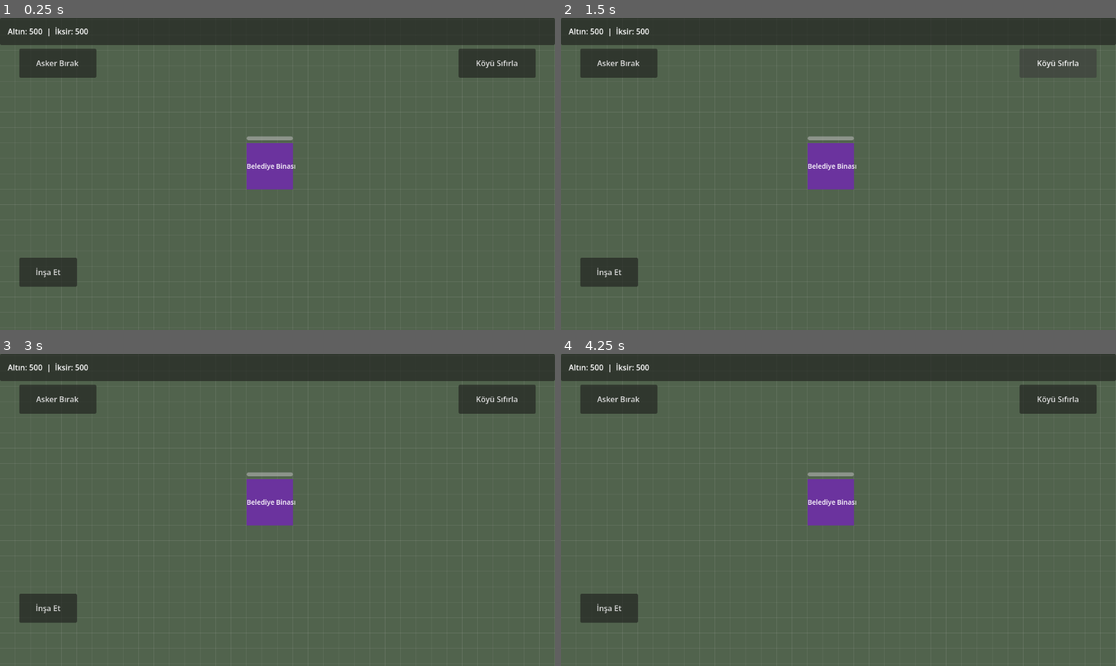
Above: before the commit, frames 1-4 (two rows, left to right).
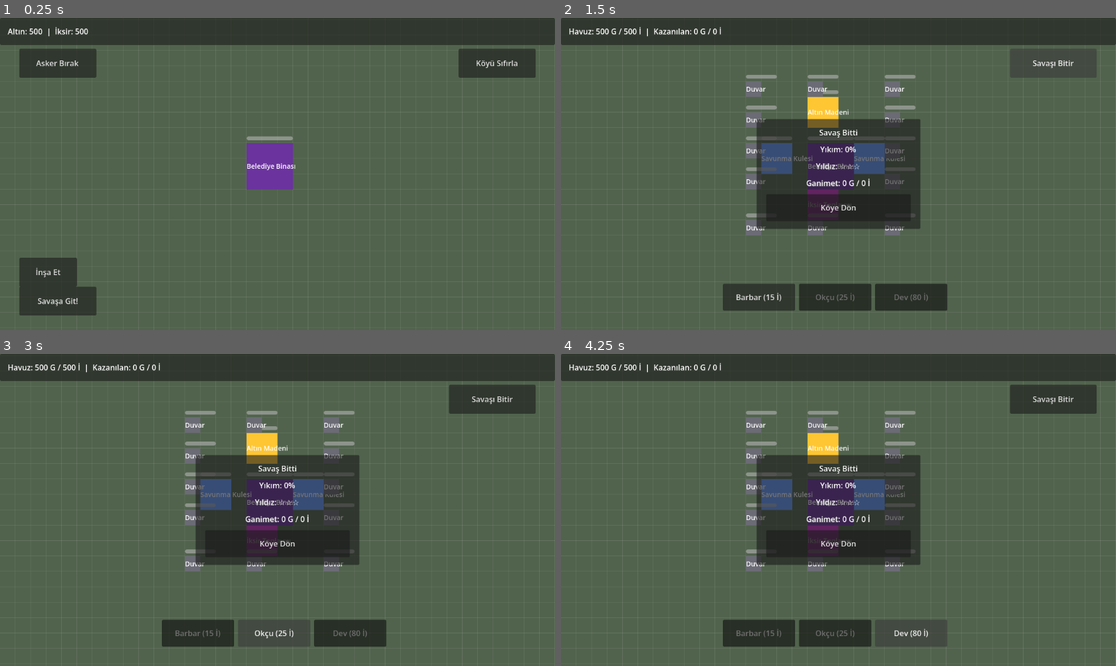
Above: after the commit, the same moments.

Repository: YazarKemal/ClashGame
Game: Godot game, scene res://scenes/main.tscn
Same seed, same stepped clock (60 frames per second), same inputs: the game is played once before the commit and once after it.
Inputs (mouse positions are in pixels of both pictures, inside the frame that each line leads up to):
- Up to frame 1 (0.25 s): no input
- Up to frame 2 (1.5 s): click (616, 301) at 0.5 s, where only the run after the commit has a clickable "Savaşa Git!"; click (1054, 64) at 1.25 s, where only the run after the commit has a clickable "Savaşı Bitir"
- Up to frame 3 (3 s): click (199, 634) at 2 s, where only the run after the commit has a clickable "Barbar (15 İ)"; click (271, 634) at 2.75 s, where only the run after the commit has a clickable "Okçu (25 İ)"
- Up to frame 4 (4.25 s): click (910, 634) at 3.5 s, where only the run after the commit has a clickable "Dev (80 İ)"

The runs differ from the first frame. In frame 1, 1.2% of the frame differs, in the area x 3-18%, y 86-96%; in frame 2, 18%, in the area x 1-94%, y 2-94%; in frame 3, 18%; in frame 4, 18%.

Commit message:
feat: implement raid and battle mode with lootable enemy village
Co-Authored-By: Claude Opus 4.7 <noreply@anthropic.com>

Diff:
--- /dev/null
+++ b/scenes/raid.tscn
@@ -0,0 +1,22 @@
+[gd_scene load_steps=6 format=3]
+
+[ext_resource type="Script" path="res://scripts/raid.gd" id="1_raid"]
+[ext_resource type="Script" path="res://scripts/village_ground.gd" id="2_ground"]
+[ext_resource type="Script" path="res://scripts/building_manager.gd" id="3_manager"]
+[ext_resource type="Script" path="res://scripts/camera_controller.gd" id="4_touchcam"]
+[ext_resource type="PackedScene" path="res://scenes/raid_ui.tscn" id="5_raidui"]
+
+[node name="Raid" type="Node2D"]
+script = ExtResource("1_raid")
+
+[node name="VillageGround" type="Node2D" parent="."]
+script = ExtResource("2_ground")
+
+[node name="BuildingManager" type="Node2D" parent="."]
+script = ExtResource("3_manager")
+
+[node name="Camera2D" type="Camera2D" parent="."]
+script = ExtResource("4_touchcam")
+manager_path = NodePath("../BuildingManager")
+
+[node name="RaidUI" parent="." instance=ExtResource("5_raidui")]
--- /dev/null
+++ b/scenes/raid_ui.tscn
@@ -0,0 +1,124 @@
+[gd_scene load_steps=2 format=3]
+
+[ext_resource type="Script" path="res://scripts/raid_ui.gd" id="1_ui"]
+
+[node name="RaidUI" type="CanvasLayer"]
+script = ExtResource("1_ui")
+
+[node name="TopBar" type="PanelContainer" parent="."]
+anchors_preset = 10
+anchor_right = 1.0
+offset_bottom = 56.0
+grow_horizontal = 2
+
+[node name="Margin" type="MarginContainer" parent="TopBar"]
+layout_mode = 2
+theme_override_constants/margin_left = 16
+theme_override_constants/margin_top = 12
+theme_override_constants/margin_right = 16
+theme_override_constants/margin_bottom = 12
+
+[node name="HBox" type="HBoxContainer" parent="TopBar/Margin"]
+layout_mode = 2
+theme_override_constants/separation = 8
+
+[node name="PoolLabel" type="Label" parent="TopBar/Margin/HBox"]
+layout_mode = 2
+text = "Havuz: 500 G / 500 İ"
+
+[node name="Sep" type="Label" parent="TopBar/Margin/HBox"]
+layout_mode = 2
+text = "|"
+
+[node name="GainedLabel" type="Label" parent="TopBar/Margin/HBox"]
+layout_mode = 2
+text = "Kazanılan: 0 G / 0 İ"
+
+[node name="EndBattleButton" type="Button" parent="."]
+custom_minimum_size = Vector2(180, 60)
+anchors_preset = 1
+anchor_left = 1.0
+anchor_right = 1.0
+offset_left = -220.0
+offset_top = 64.0
+offset_right = -40.0
+offset_bottom = 124.0
+grow_horizontal = 0
+mouse_filter = 0
+text = "Savaşı Bitir"
+
+[node name="TroopBar" type="HBoxContainer" parent="."]
+anchors_preset = 7
+anchor_left = 0.5
+anchor_top = 1.0
+anchor_right = 0.5
+anchor_bottom = 1.0
+offset_left = -240.0
+offset_top = -90.0
+offset_right = 240.0
+offset_bottom = -40.0
+grow_horizontal = 2
+grow_vertical = 0
+theme_override_constants/separation = 8
+
+[node name="BarbarButton" type="Button" parent="TroopBar"]
+custom_minimum_size = Vector2(150, 56)
+layout_mode = 2
+text = "Barbar (15 İ)"
+
+[node name="ArcherButton" type="Button" parent="TroopBar"]
+custom_minimum_size = Vector2(150, 56)
+layout_mode = 2
+text = "Okçu (25 İ)"
+
+[node name="GiantButton" type="Button" parent="TroopBar"]
+custom_minimum_size = Vector2(150, 56)
+layout_mode = 2
+text = "Dev (80 İ)"
+
+[node name="ResultWindow" type="PanelContainer" parent="."]
+visible = false
+custom_minimum_size = Vector2(340, 0)
+anchors_preset = 8
+anchor_left = 0.5
+anchor_top = 0.5
+anchor_right = 0.5
+anchor_bottom = 0.5
+grow_horizontal = 2
+grow_vertical = 2
+
+[node name="Margin" type="MarginContainer" parent="ResultWindow"]
+layout_mode = 2
+theme_override_constants/margin_left = 20
+theme_override_constants/margin_top = 16
+theme_override_constants/margin_right = 20
+theme_override_constants/margin_bottom = 16
+
+[node name="VBox" type="VBoxContainer" parent="ResultWindow/Margin"]
+layout_mode = 2
+theme_override_constants/separation = 12
+
+[node name="TitleLabel" type="Label" parent="ResultWindow/Margin/VBox"]
+layout_mode = 2
+horizontal_alignment = 1
+text = "Savaş Bitti"
+
+[node name="DestructionLabel" type="Label" parent="ResultWindow/Margin/VBox"]
+layout_mode = 2
+horizontal_alignment = 1
+text = "Yıkım: 0%"
+
+[node name="StarsLabel" type="Label" parent="ResultWindow/Margin/VBox"]
+layout_mode = 2
+horizontal_alignment = 1
+text = "Yıldız: ☆☆☆"
+
+[node name="LootLabel" type="Label" parent="ResultWindow/Margin/VBox"]
+layout_mode = 2
+horizontal_alignment = 1
+text = "Ganimet: 0 G / 0 İ"
+
+[node name="ReturnHomeButton" type="Button" parent="ResultWindow/Margin/VBox"]
+custom_minimum_size = Vector2(0, 56)
+layout_mode = 2
+text = "Köye Dön"
--- a/scenes/ui.tscn
+++ b/scenes/ui.tscn
@@ -107,6 +107,19 @@
 mouse_filter = 0
 text = "Köyü Sıfırla"
 
+[node name="AttackButton" type="Button" parent="."]
+custom_minimum_size = Vector2(160, 60)
+anchors_preset = 2
+anchor_top = 1.0
+anchor_bottom = 1.0
+offset_left = 40.0
+offset_top = -90.0
+offset_right = 200.0
+offset_bottom = -30.0
+grow_vertical = 0
+mouse_filter = 0
+text = "Savaşa Git!"
+
 [node name="DeployButton" type="Button" parent="."]
 custom_minimum_size = Vector2(160, 60)
 anchors_preset = 0
--- a/scripts/building.gd
+++ b/scripts/building.gd
@@ -89,6 +89,11 @@
 var attack_damage := ATTACK_DAMAGE
 var attack_range := ATTACK_RANGE
 var _base_color := Color(0.55, 0.6, 0.7, 1.0)
+
+## Loot yielded to the attacker when this building is destroyed in a raid.
+## Zero for the player's own village buildings.
+var loot_gold := 0
+var loot_elixir := 0
 
 var _timer: Timer = null
 var _attack_timer: Timer = null
@@ -275,6 +280,8 @@
 	_timer.timeout.connect(_produce)
 
 func _produce() -> void:
+	if GameManager.in_raid:
+		return
 	if gold_per_sec <= 0 and elixir_per_sec <= 0:
 		return
 	GameManager.add_resources(gold_per_sec, elixir_per_sec)
--- a/scripts/building_manager.gd
+++ b/scripts/building_manager.gd
@@ -6,6 +6,7 @@
 signal placement_started
 signal placement_ended(success: bool)
 signal building_selected(building: Building)
+signal unit_spawned
 
 const BUILDING_SCENE: PackedScene = preload("res://scenes/building.tscn")
 const UNIT_SCENE: PackedScene = preload("res://scenes/unit.tscn")
@@ -17,6 +18,10 @@
 var placing := false
 var spawn_mode := false
 var selected_unit_type := Unit.Type.BARBARIAN
+
+## When true, troops can only be deployed on the outer ring of grid cells
+## (used in raid mode so attackers start at the village boundary).
+var deploy_only_on_border := false
 var _preview: Building = null
 var _preview_cell := Vector2i.ZERO
 var _selected: Building = null
@@ -141,6 +146,10 @@
 ## Deploys the currently selected troop at the tap point, charging its elixir
 ## cost first (nothing spawns when the player cannot afford it).
 func _spawn_unit_at() -> void:
+	if deploy_only_on_border and not _is_border_cell(
+			GridConfig.world_to_cell(get_global_mouse_position())):
+		print("Asker sadece harita sınırlarına bırakılabilir.")
+		return
 	var cost := Unit.cost_for(selected_unit_type)
 	if not GameManager.spend_resources(0, cost):
 		print("Yetersiz İksir: %d" % cost)
@@ -149,6 +158,12 @@
 	u.unit_type = selected_unit_type
 	u.position = get_global_mouse_position()
 	add_child(u)
+	unit_spawned.emit()
+
+## True when the cell lies on the outer edge of the village grid.
+func _is_border_cell(c: Vector2i) -> bool:
+	return c.x == 0 or c.y == 0 \
+			or c.x == GridConfig.GRID_SIZE - 1 or c.y == GridConfig.GRID_SIZE - 1
 
 func _on_building_destroyed(cells: Array) -> void:
 	for c in cells:
--- a/scripts/game_manager.gd
+++ b/scripts/game_manager.gd
@@ -7,6 +7,10 @@
 
 var gold := 500
 var elixir := 500
+
+## True while the player is raiding an enemy village. Disables enemy resource
+## production so raid buildings never credit the player's real vault.
+var in_raid := false
 
 ## Adds resources and emits the change.
 func add_resources(amount_gold: int, amount_elixir: int) -> void:
--- a/scripts/main.gd
+++ b/scripts/main.gd
@@ -8,6 +8,7 @@
 var _autosave_timer: Timer
 
 func _ready() -> void:
+	GameManager.in_raid = false
 	SaveManager.load_game(manager)
 	_autosave_timer = Timer.new()
 	_autosave_timer.wait_time = 30.0
--- /dev/null
+++ b/scripts/raid.gd
@@ -0,0 +1,138 @@
+extends Node2D
+
+## Raid (attack) scene controller. Builds a prepared enemy village on a fresh
+## scene, lets the player deploy troops only at the grid border, accumulates
+## loot as enemy buildings fall, and detects the end of the battle. The player
+## village is never touched here: SaveManager only persists the main village.
+
+const MAIN_SCENE := "res://scenes/main.tscn"
+
+const TOTAL_POOL_GOLD := 500
+const TOTAL_POOL_ELIXIR := 500
+
+## Walls forming a loose ring around the enemy core.
+const RING_WALLS := [
+	Vector2i(14, 14), Vector2i(23, 14), Vector2i(14, 23), Vector2i(23, 23),
+	Vector2i(14, 18), Vector2i(23, 18), Vector2i(18, 14), Vector2i(18, 23),
+	Vector2i(14, 16), Vector2i(14, 20), Vector2i(23, 16), Vector2i(23, 20),
+]
+
+@onready var manager: BuildingManager = $BuildingManager
+## Untyped so raid_ui.gd's script methods resolve at runtime.
+@onready var ui = $RaidUI
+
+var total_buildings := 0
+var destroyed_count := 0
+var gained_gold := 0
+var gained_elixir := 0
+var battle_over := false
+var _troops_deployed := false
+var _check_timer: Timer = null
+
+func _ready() -> void:
+	GameManager.in_raid = true
+	_build_enemy_village()
+	manager.deploy_only_on_border = true
+	manager.set_spawn_mode(true)
+	manager.unit_spawned.connect(_on_unit_spawned)
+	ui.setup(self, manager)
+	ui.set_loot_pool(TOTAL_POOL_GOLD, TOTAL_POOL_ELIXIR)
+	_setup_check_timer()
+
+func _on_unit_spawned() -> void:
+	_troops_deployed = true
+
+## Builds the fixed enemy layout and assigns the shared loot pool to its
+## buildings so destroyed buildings drop their share.
+func _build_enemy_village() -> void:
+	# Town Hall: 250G / 250E. Two towers: 50G / 50E each. Mine: 150G.
+	# Elixir collector: 150E. Totals to 500G / 500E.
+	_spawn(Building.Type.TOWN_HALL, Vector2i(18, 18), 250, 250)
+	_spawn(Building.Type.TOWER, Vector2i(15, 18), 50, 50)
+	_spawn(Building.Type.TOWER, Vector2i(21, 18), 50, 50)
+	_spawn(Building.Type.MINE, Vector2i(18, 15), 150, 0)
+	_spawn(Building.Type.ELIXIR_COLLECTOR, Vector2i(18, 21), 0, 150)
+	for w in RING_WALLS:
+		_spawn(Building.Type.WALL, w, 0, 0)
+
+## Instantiates an enemy building at `cell`, fills the occupied grid and hooks
+## its destruction so its loot is credited to the attacker.
+func _spawn(btype: Building.Type, cell: Vector2i, loot_g: int, loot_e: int) -> void:
+	if not manager.can_place_at(cell, Building.DATA[btype]["size"]):
+		return
+	var b: Building = manager.BUILDING_SCENE.instantiate()
+	b.building_type = btype
+	b.loot_gold = loot_g
+	b.loot_elixir = loot_e
+	manager.add_child(b)
+	b.place_at(cell)
+	b.destroyed.connect(_on_enemy_destroyed.bind(loot_g, loot_e))
+	for c in b.cells:
+		manager.occupied[c] = true
+	total_buildings += 1
+
+func _on_enemy_destroyed(_cells: Array, loot_g: int, loot_e: int) -> void:
+	if battle_over:
+		return
+	destroyed_count += 1
+	gained_gold += loot_g
+	gained_elixir += loot_e
+	ui.update_gained(gained_gold, gained_elixir)
+
+func _setup_check_timer() -> void:
+	_check_timer = Timer.new()
+	_check_timer.wait_time = 0.5
+	_check_timer.autostart = true
+	add_child(_check_timer)
+	_check_timer.timeout.connect(_check_end)
+
+## Ends the battle when every building is gone, or when the deployed troops are
+## all dead with buildings still standing.
+func _check_end() -> void:
+	if battle_over:
+		return
+	if _count_buildings() == 0:
+		_end_battle()
+	elif _troops_deployed and _count_units() == 0:
+		_end_battle()
+
+func _count_buildings() -> int:
+	var n := 0
+	for b in get_tree().get_nodes_in_group("buildings"):
+		if b is Building:
+			n += 1
+	return n
+
+func _count_units() -> int:
+	var n := 0
+	for u in get_tree().get_nodes_in_group("units"):
+		if u is Node2D:
+			n += 1
+	return n
+
+## Called by the top-right "Savaşı Bitir" button to end a raid early.
+func _end_battle() -> void:
+	if battle_over:
+		return
+	battle_over = true
+	_check_timer.stop()
+	manager.set_spawn_mode(false)
+	var pct := 0
+	if total_buildings > 0:
+		pct = int(round(100.0 * destroyed_count / total_buildings))
+	var stars := 0
+	if destroyed_count >= total_buildings:
+		stars = 3
+	elif pct >= 75:
+		stars = 2
+	elif pct >= 50:
+		stars = 1
+	ui.show_result(pct, stars, gained_gold, gained_elixir)
+
+## Returns to the main village, crediting looted resources and persisting the
+## updated vault without altering the saved main-village buildings.
+func _return_home() -> void:
+	GameManager.in_raid = false
+	GameManager.add_resources(gained_gold, gained_elixir)
+	SaveManager.save_resources_only()
+	get_tree().change_scene_to_file(MAIN_SCENE)
--- /dev/null
+++ b/scripts/raid_ui.gd
@@ -0,0 +1,64 @@
+extends CanvasLayer
+
+## In-raid HUD: loot pool/gained readouts, troop selector, an "end battle"
+## button and the result window shown when the raid concludes.
+
+## Untyped so raid.gd's script methods resolve at runtime.
+var _raid = null
+var _manager: BuildingManager = null
+
+@onready var pool_label: Label = $TopBar/Margin/HBox/PoolLabel
+@onready var gained_label: Label = $TopBar/Margin/HBox/GainedLabel
+@onready var end_button: Button = $EndBattleButton
+@onready var barbar_button: Button = $TroopBar/BarbarButton
+@onready var archer_button: Button = $TroopBar/ArcherButton
+@onready var giant_button: Button = $TroopBar/GiantButton
+@onready var result_window: PanelContainer = $ResultWindow
+@onready var title_label: Label = $ResultWindow/Margin/VBox/TitleLabel
+@onready var destruction_label: Label = $ResultWindow/Margin/VBox/DestructionLabel
+@onready var stars_label: Label = $ResultWindow/Margin/VBox/StarsLabel
+@onready var loot_label: Label = $ResultWindow/Margin/VBox/LootLabel
+@onready var return_button: Button = $ResultWindow/Margin/VBox/ReturnHomeButton
+
+func setup(raid: Node, mgr: BuildingManager) -> void:
+	_raid = raid
+	_manager = mgr
+	end_button.pressed.connect(_raid._end_battle)
+	return_button.pressed.connect(_raid._return_home)
+	barbar_button.pressed.connect(_select_barbarian)
+	archer_button.pressed.connect(_select_archer)
+	giant_button.pressed.connect(_select_giant)
+	result_window.hide()
+	_refresh_troop_bar()
+
+func set_loot_pool(gold: int, elixir: int) -> void:
+	pool_label.text = "Havuz: %d G / %d İ" % [gold, elixir]
+
+func update_gained(gold: int, elixir: int) -> void:
+	gained_label.text = "Kazanılan: %d G / %d İ" % [gold, elixir]
+
+func show_result(pct: int, stars: int, gold: int, elixir: int) -> void:
+	result_window.show()
+	title_label.text = "Zafer!" if stars >= 3 else "Savaş Bitti"
+	destruction_label.text = "Yıkım: %d%%" % pct
+	stars_label.text = "Yıldız: %s" % ("★".repeat(stars) + "☆".repeat(maxi(3 - stars, 0)))
+	loot_label.text = "Ganimet: %d G / %d İ" % [gold, elixir]
+
+func _select_barbarian() -> void:
+	_manager.selected_unit_type = Unit.Type.BARBARIAN
+	_refresh_troop_bar()
+
+func _select_archer() -> void:
+	_manager.selected_unit_type = Unit.Type.ARCHER
+	_refresh_troop_bar()
+
+func _select_giant() -> void:
+	_manager.selected_unit_type = Unit.Type.GIANT
+	_refresh_troop_bar()
+
+## Highlights the currently selected troop in the selector bar.
+func _refresh_troop_bar() -> void:
+	var sel := _manager.selected_unit_type
+	barbar_button.modulate = Color(1, 1, 1, 1) if sel == Unit.Type.BARBARIAN else Color(0.5, 0.5, 0.5, 1)
+	archer_button.modulate = Color(1, 1, 1, 1) if sel == Unit.Type.ARCHER else Color(0.5, 0.5, 0.5, 1)
+	giant_button.modulate = Color(1, 1, 1, 1) if sel == Unit.Type.GIANT else Color(0.5, 0.5, 0.5, 1)
--- a/scripts/save_manager.gd
+++ b/scripts/save_manager.gd
@@ -76,6 +76,23 @@
 		_spawn_building(manager, type, cell, level, hp)
 	return true
 
+## Rewrites only the resources in the existing save file, leaving the saved
+## buildings untouched. Used when returning from a raid: the player's vault is
+## updated (troop costs spent, loot gained) and persisted without letting the
+## enemy village leak into the main village save.
+func save_resources_only() -> void:
+	if not FileAccess.file_exists(SAVE_PATH):
+		return
+	var raw := FileAccess.get_file_as_string(SAVE_PATH)
+	var data: Variant = JSON.parse_string(raw)
+	if typeof(data) != TYPE_DICTIONARY:
+		return
+	data["resources"] = {"gold": GameManager.gold, "elixir": GameManager.elixir}
+	var f := FileAccess.open(SAVE_PATH, FileAccess.WRITE)
+	if f != null:
+		f.store_string(JSON.stringify(data, "\t"))
+		f.close()
+
 ## Destroys all buildings, clears the grid and resources, removes the save
 ## file, then reseeds a fresh village so the load path can be tested.
 func reset_village(manager: BuildingManager) -> void:
--- a/scripts/ui.gd
+++ b/scripts/ui.gd
@@ -11,6 +11,7 @@
 @onready var build_button: Button = $BuildButton
 @onready var deploy_button: Button = $DeployButton
 @onready var reset_button: Button = $ResetButton
+@onready var attack_button: Button = $AttackButton
 @onready var build_menu: PanelContainer = $BuildMenu
 @onready var tower_button: Button = $BuildMenu/Margin/VBox/TowerButton
 @onready var mine_button: Button = $BuildMenu/Margin/VBox/MineButton
@@ -42,6 +43,7 @@
 	build_button.pressed.connect(_on_build_pressed)
 	deploy_button.pressed.connect(_on_deploy_pressed)
 	reset_button.pressed.connect(_on_reset_pressed)
+	attack_button.pressed.connect(_on_attack_pressed)
 	tower_button.pressed.connect(_start_tower_placement)
 	mine_button.pressed.connect(_start_mine_placement)
 	town_hall_button.pressed.connect(_start_town_hall_placement)
@@ -91,6 +93,11 @@
 func _on_reset_pressed() -> void:
 	SaveManager.reset_village(manager)
 
+## Saves the current village, then switches to the raid scene.
+func _on_attack_pressed() -> void:
+	SaveManager.save_game(manager)
+	get_tree().change_scene_to_file("res://scenes/raid.tscn")
+
 func _close_build_menu() -> void:
 	build_menu.hide()
 	build_button.show()
